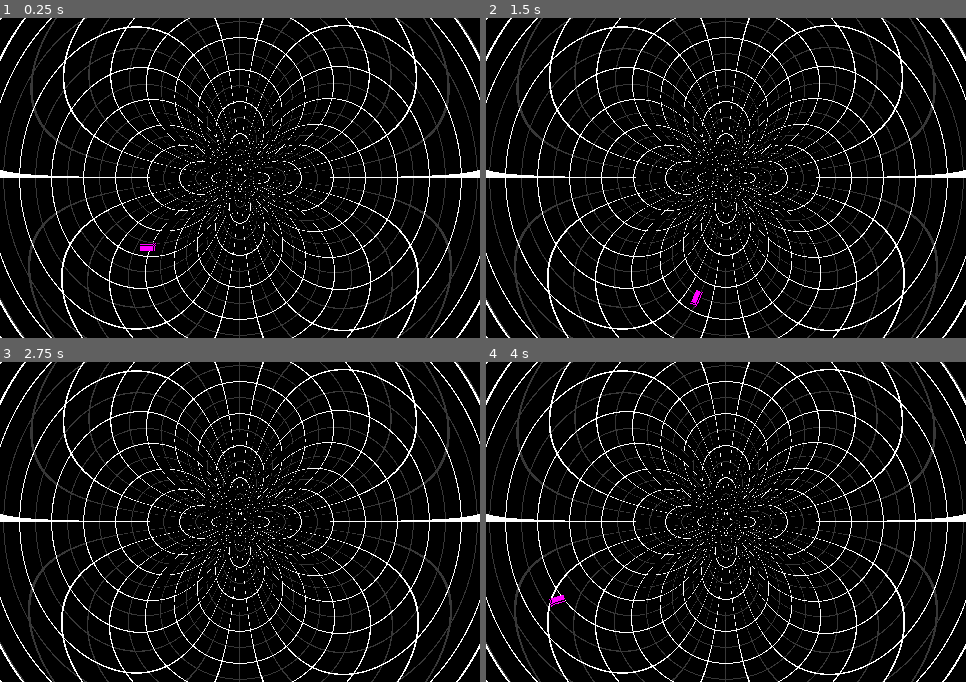
Above: before the commit, frames 1-4 (two rows, left to right).
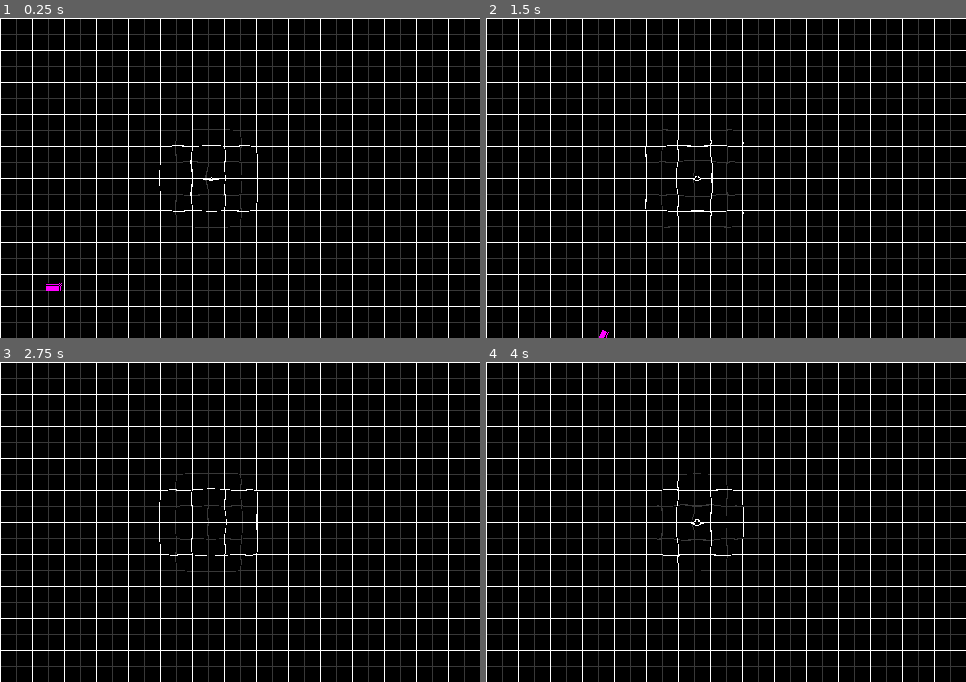
Above: after the commit, the same moments.

Repository: 3xcpy/roguelike-arcade-driving
Game: Godot game, scene res://scenes/stage.tscn
Same seed, same stepped clock (60 frames per second), same inputs: the game is played once before the commit and once after it.
Inputs:
- Up to frame 1 (0.25 s): no input
- Up to frame 2 (1.5 s): tap Enter at 0.5 s; hold Right (steer_right) 0.53-1.28 s; tap Alt at 0.6 s; hold Down from 1.28 s (still down); tap Shift at 1.35 s
- Up to frame 3 (2.75 s): release Down at 2.03 s; hold Right (steer_right) from 2.03 s (still down); tap Alt at 2.1 s
- Up to frame 4 (4 s): release Right (steer_right) at 2.78 s; hold Up 2.78-3.53 s; tap Shift at 2.85 s; hold Left (steer_left) from 3.53 s (still down); tap Alt at 3.6 s

The runs differ from the first frame. In frame 1, 22% of the frame differs, in the area x 0-100%, y 0-100%; in frame 2, 22%; in frame 3, 22%; in frame 4, 22%.

Commit message:
Wave shader

Diff:
--- a/scenes/stage.tscn
+++ b/scenes/stage.tscn
@@ -7,13 +7,16 @@
 [sub_resource type="ShaderMaterial" id="ShaderMaterial_6c5u0"]
 shader = ExtResource("2_kewym")
 shader_parameter/player_pos = Vector2(0, 0)
-shader_parameter/center = Vector2(0.5, 0.5)
-shader_parameter/force = 8.4
+shader_parameter/center = Vector2(0.41, 0.5)
+shader_parameter/force = 0.1
+shader_parameter/ripple_freq = 100.0
+shader_parameter/ripple_speed = 3.0
+shader_parameter/ripple_distance = 0.23
 
 [node name="Stage" type="Node2D"]
 
 [node name="Player" parent="." instance=ExtResource("1_8rem4")]
-position = Vector2(145, 229)
+position = Vector2(51, 269)
 
 [node name="Floor" type="TextureRect" parent="."]
 z_index = -10
--- a/shaders/floor.gdshader
+++ b/shaders/floor.gdshader
@@ -3,12 +3,18 @@
 uniform vec2 player_pos;
 uniform vec2 center;
 uniform float force;
+uniform float ripple_freq;
+uniform float ripple_speed;
+uniform float ripple_distance;
 
 void fragment() {
 	float ratio = SCREEN_PIXEL_SIZE.x / SCREEN_PIXEL_SIZE.y;
 	vec2 scaled_uv = (SCREEN_UV - vec2(0.5, 0.0)) / vec2(ratio, 1.0) + vec2(0.5, 0.0);
-	vec2 disp = normalize(scaled_uv - center) * force;
-	//vec2 new_uv = UV + sin(UV.x + TIME)/5.0 + sin(UV.y - TIME)/10.0; // cool wavy thing
+	float dist = distance(scaled_uv, center);
+	float falloff = clamp(1.0 - dist/ripple_distance, 0.0, 1.0);
+	float height = (sin(dist*ripple_freq - TIME*ripple_speed)/2.0+0.5)*force*falloff;
+	vec2 disp = normalize(scaled_uv - center) * height;
 	vec2 new_uv = UV - disp;
 	COLOR = texture(TEXTURE, new_uv);
+	//COLOR = vec4(vec3(height), 1.0); // visualize the height
 }
